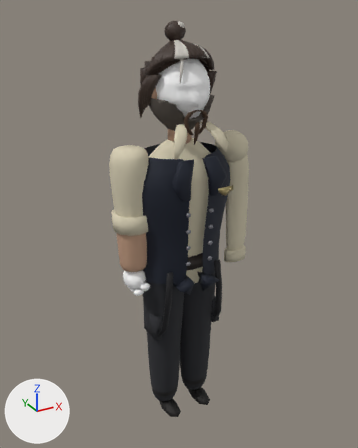
What one commit did to the glTF model public/models/arthur.glb.
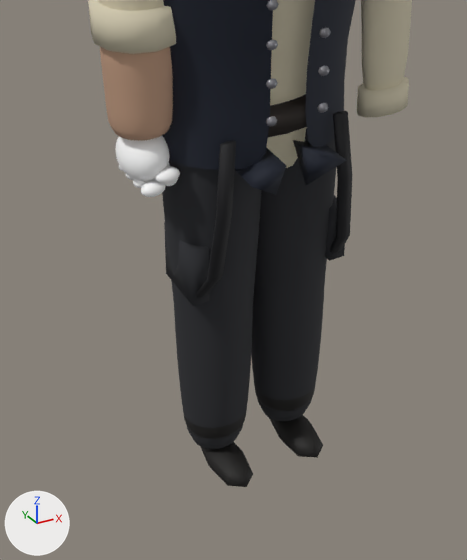
Each version is shown whole from a 50 mm camera at (-1.057, -1.917, 2.037) aimed at (0.013, 0.028, 1.064), then close up on the part from 21% to 75% of the width and 48% to 100% of the height. The axes (+X, +Y, +Z) are drawn at lower left. The lights are the same throughout. The last two pictures show the newer version. Vertices at exactly the same position are counted once.

Objects in the first close-up: 'belt', 'handR', 'part_MAT_CLOTH_pants_abutre', 'part_MAT_CLOTH_shirt_cream', 'part_MAT_CLOTH_suspenders', 'part_MAT_CLOTH_vest', 'part_MAT_LEATHER_boots_abutre', 'part_MAT_METAL_buttons', 'part_MAT_SKIN_skin_abutre'.
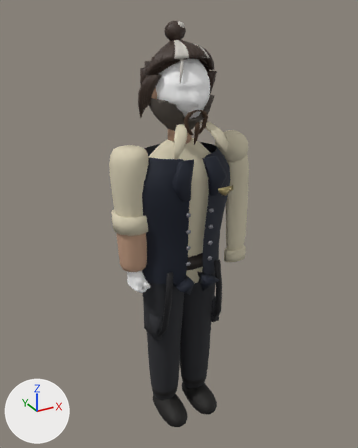
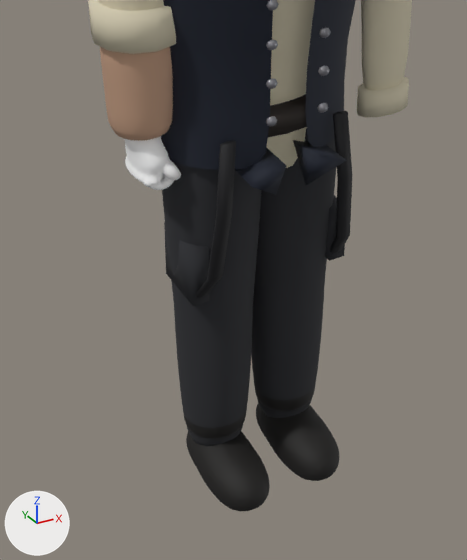
Location of each change, (x1, y1, x2, y2) in pixels of the close-ups (467 x 560 px):
'part_MAT_LEATHER_boots_abutre', reshaped (11% wider, 23% taller): before (183, 383, 323, 487); after (183, 383, 339, 511)
'handR', reshaped: before (115, 136, 180, 197); after (124, 136, 181, 190)
part 2 of me_part_mat_leather_boots_abutre, rebuilt (53% wider, 80% taller): before (269, 415, 323, 458); after (256, 403, 339, 481)
part 3 of me_part_mat_leather_boots_abutre, rebuilt (57% wider, 76% taller): before (200, 442, 253, 487); after (186, 431, 270, 511)

Patch to the scene script:
```diff
--- a/public/models/arthur.glb.py
+++ b/public/models/arthur.glb.py
@@ me_handr @@
 # used by ob_handr; location = (0.0, 0.0, 0.0)
-me_handr.from_pydata(...)  # 1901 vertices, 3768 faces; spans x -0.298..-0.195, y -0.08..0.071, z 0.785..0.91
+me_handr.from_pydata(...)  # 4054 vertices, 7920 faces; spans x -0.281..-0.185, y -0.074..0.064, z 0.787..0.921
+# me_handr part 1: 1896 vertices removed from x -0.298..-0.195, y -0.08..0.071, z 0.785..0.91; 4049 vertices added at x -0.281..-0.185, y -0.074..0.064, z 0.787..0.921
 me_handr.materials.append(mat_mat_skin_hand_abutre)
@@ me_part_mat_leather_boots_abutre @@
 # used by ob_part_mat_leather_boots_abutre; location = (0.0, 0.0, 0.0)
-me_part_mat_leather_boots_abutre.from_pydata(...)  # 488 vertices, 960 faces; spans x -0.167..0.167, y -0.151..0.074, z 0.003..0.187
+me_part_mat_leather_boots_abutre.from_pydata(...)  # 5852 vertices, 11658 faces; spans x -0.167..0.167, y -0.195..0.078, z -0.002..0.187
+# me_part_mat_leather_boots_abutre part 2: the loose piece of 26 vertices spanning x 0.048..0.138, y -0.151..0.046, z 0.003..0.062 is rebuilt with 2708 vertices and now spans x 0.025..0.161, y -0.195..0.078, z -0.002..0.093
+# me_part_mat_leather_boots_abutre part 3: the loose piece of 26 vertices spanning x -0.138..-0.048, y -0.151..0.046, z 0.003..0.062 is rebuilt with 2708 vertices and now spans x -0.161..-0.025, y -0.195..0.078, z -0.002..0.093
 me_part_mat_leather_boots_abutre.materials.append(mat_mat_leather_boots_abutre)
```
